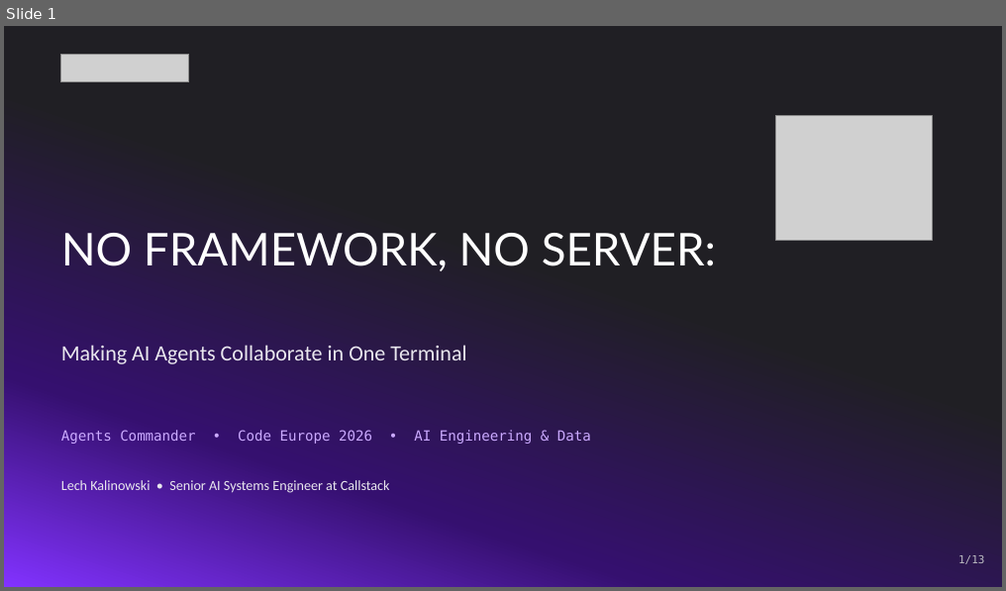
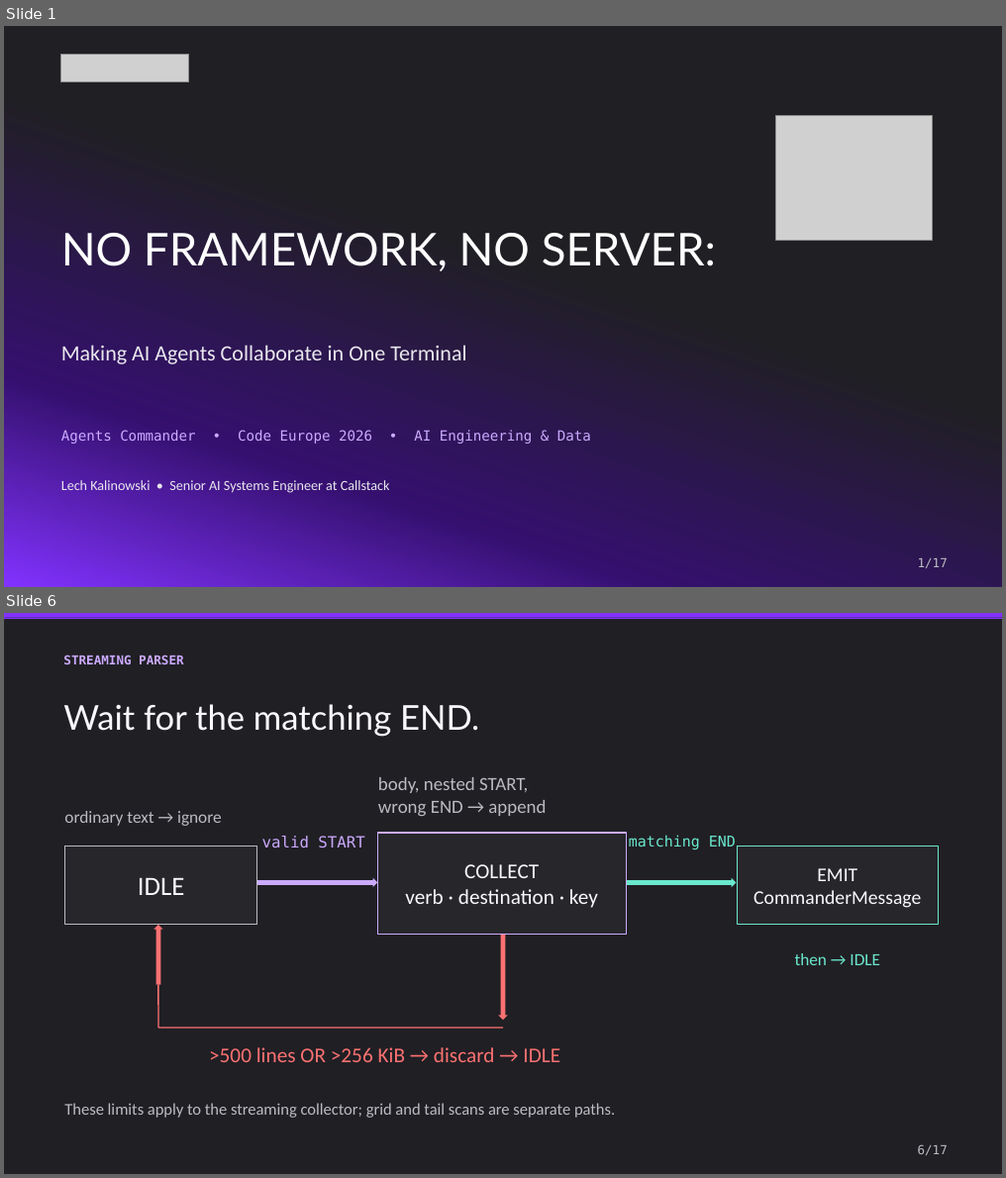
Before and after one commit to lech-kalinowski/agents-commander, a slide deck: presentation/Agents_Commander_Protocol.pptx. Shown one above the other, each under a label of ours: slide 1 before the commit, slides 1 and 6 after it; the slides between them are not shown. The pictures are 1006x591 and 1006x1178 pixels, drawn with LibreOffice and Linux fonts; fonts in the diff are those of the drawing; grey boxes stand for pictures. Boxes give left, top, right and bottom in pixels: in the first picture for what was removed or moved away, otherwise in the second. Text is boxed around its words. In the diff, an @@ line names an element or a change of style, - is before the commit and + after.

```diff
--- a/presentation/Agents_Commander_Protocol.pptx
+++ b/presentation/Agents_Commander_Protocol.pptx
@@ slide 6 added at [4,613,1002,1174], background #201F24 @@
@@ rectangle added at [4,613,1002,618], fill #8232FF, outline #8232FF 0.19 pt @@
@@ text added at [63,655,183,664], 12 pt, text #CBAAFF, bold @@
+STREAMING PARSER
@@ text added at [63,704,479,737], 33 pt, text #F9F8FD @@
+Wait for the matching END.
@@ text added at [378,777,546,816], 18 pt, text #BCBBC2 @@
+body, nested START,
+wrong END → append
@@ text added at [64,811,222,826], 16.5 pt, text #BCBBC2 @@
+ordinary text → ignore
@@ rectangle added at [64,846,257,925], fill #27262B, outline #BCBBC2 1.05 pt, 25.5 pt, text #F9F8FD @@
+IDLE
@@ text added at [262,836,364,849], 15 pt, text #CBAAFF @@
+valid START
@@ rectangle added at [377,833,626,934], fill #27262B, outline #CBAAFF 1.05 pt, 20.2 pt, text #F9F8FD @@
+COLLECT
+verb · destination · key
@@ text added at [629,835,736,850], 14.2 pt, text #6AE8CD @@
+matching END
@@ rectangle added at [737,846,939,925], fill #27262B, outline #6AE8CD 1.05 pt, 18.8 pt, text #F9F8FD @@
+EMIT
+CommanderMessage
@@ right arrow added at [257,878,377,887], fill #CBAAFF @@
@@ right arrow added at [627,878,737,887], fill #6AE8CD @@
@@ up arrow added at [153,925,162,985], fill #FA7171 @@
@@ down arrow added at [498,934,507,1020], fill #FA7171 @@
@@ text added at [795,954,880,965], 16.5 pt, text #6AE8CD @@
+then → IDLE
@@ line added from (158, 985) to (158, 1028), #FA7171 1.28 pt @@
@@ line added from (158, 1028) to (503, 1028), #FA7171 1.28 pt @@
@@ text added at [209,1048,560,1062], 20.2 pt, text #FA7171 @@
+>500 lines OR >256 KiB → discard → IDLE
@@ text added at [64,1103,615,1118], 15.8 pt, text #BCBBC2 @@
+These limits apply to the streaming collector; grid and tail scans are separate paths.
@@ text added at [918,1145,947,1156], 12 pt, text #BCBBC2 @@
+6/17
@@ slide 1 changed as well @@
@@ text "1/17" at [918,559,947,569]: vertical alignment top to middle @@
@@ text at [918,559,947,569]: text changed; size 10.5 to 12 pt @@
-1/13
+1/17
```
Also in this commit, not shown: 1 other slide changed, 14 other slides added, 11 slides removed, 1 other file.
